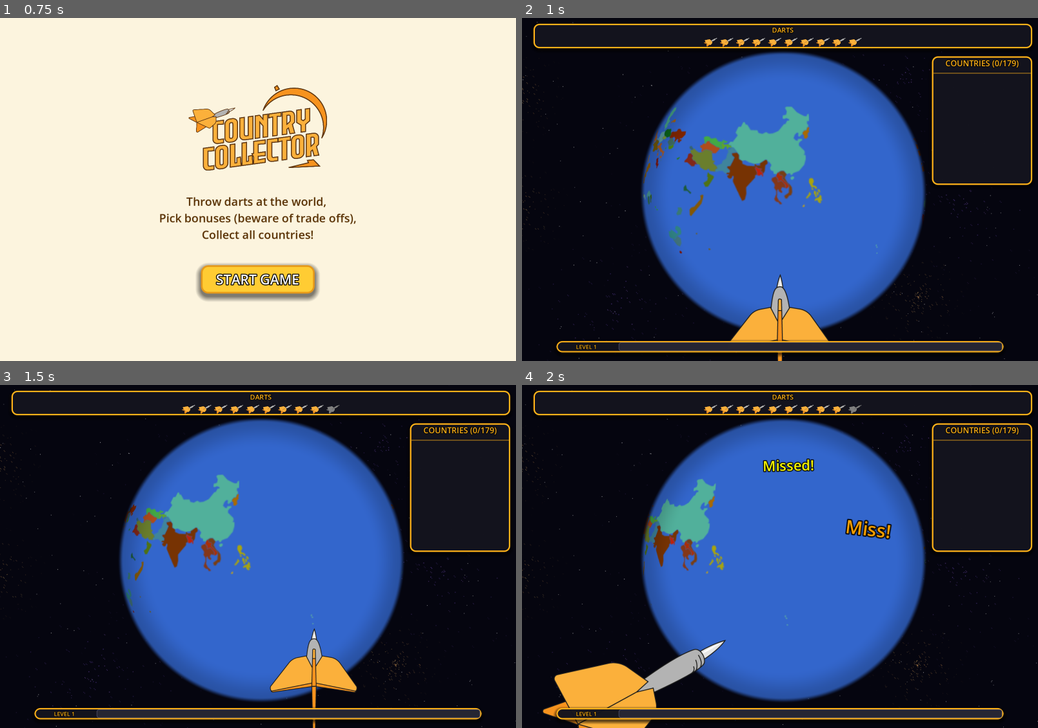
Above: before the commit, frames 1-4 (two rows, left to right).
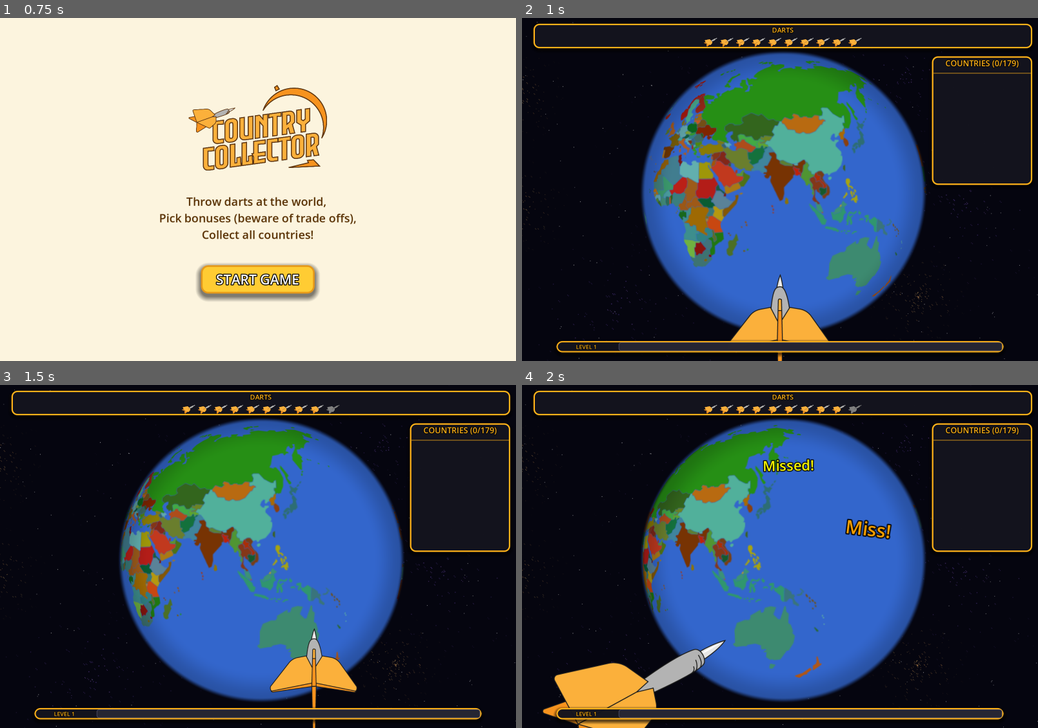
Above: after the commit, the same moments.

Repository: Balatzar/CountryCollector
Game: Godot game, scene res://Scenes/Game.tscn
Two runs of this game, one before a commit and one after it. Both use one fixed random seed, a clock stepped at 60 frames per second and the inputs below.
Inputs (mouse positions are in pixels of both pictures, inside the frame that each line leads up to):
- Up to frame 1 (0.75 s): click "START GAME" at 0.5 s
- Up to frame 2 (1 s): no input
- Up to frame 3 (1.5 s): tap Enter at 1.25, 1.35 s; move the mouse to (371, 539) at 1.27 s; click (371, 539) at 1.42 s
- Up to frame 4 (2 s): tap Space at 1.52 s

Frame 1 is identical in both runs. In frame 2, 14% of the frame differs, in the area x 23-79%, y 12-82%; in frame 3, 12%; in frame 4, 8.0%.

Commit message:
Create streak

Diff:
--- a/GameState.gd
+++ b/GameState.gd
@@ -23,6 +23,8 @@
 signal direction_chaos_changed(frequency: float)
 signal time_freeze_changed(tier: int, shots_until_ready: int, available: bool)
 signal game_over()
+signal streak_started(streak_count: int)
+signal streak_ended(final_count: int)
 
 # List of all countries in the game
 var all_countries: Array[String] = []
@@ -69,6 +71,11 @@
 var time_freeze_available: bool = false  # Track if power is ready to use
 var time_freeze_shots_until_ready: int = 0  # Counter for shots remaining until ready
 var is_time_frozen: bool = false  # Track if time is currently frozen
+
+# Streak tracking
+const STREAK_THRESHOLD: int = 3  # Number of consecutive hits needed to activate streak
+var current_streak: int = 0  # Current consecutive hit count
+var is_on_streak: bool = false  # Whether streak mode is active
 
 # Loading state
 var loading_in_progress: bool = false
@@ -273,6 +280,8 @@
 	time_freeze_available = false
 	time_freeze_shots_until_ready = 0
 	is_time_frozen = false
+	current_streak = 0
+	is_on_streak = false
 	darts_changed.emit(remaining_darts)
 	xp_changed.emit(xp, level)
 
--- a/Scenes/rotating_static_map.gd
+++ b/Scenes/rotating_static_map.gd
@@ -41,6 +41,7 @@
 const COLOR_COUNTRY = Color.CYAN
 const COLOR_FUN = Color.YELLOW
 const COLOR_XP = Color.GOLD
+const COLOR_STREAK = Color(1.0, 0.6, 0.0)  # Bright orange/gold for streak
 
 # Fun notification messages
 const FUN_SUCCESS_MESSAGES = [
@@ -134,6 +135,28 @@
 		GameState.collect_country(country_id)
 		GameState.pending_country = ""
 
+		# Update streak: increment on successful hit
+		GameState.current_streak += 1
+		print("[STREAK] Hit! Current streak: ", GameState.current_streak)
+
+		# Check if we just activated streak mode
+		if not GameState.is_on_streak and GameState.current_streak >= GameState.STREAK_THRESHOLD:
+			GameState.is_on_streak = true
+			GameState.streak_started.emit(GameState.current_streak)
+			print("[STREAK] Streak activated at ", GameState.current_streak, " hits!")
+
+			# Show dramatic streak activation notification
+			await get_tree().create_timer(0.6).timeout  # Wait a bit for effect
+			GameState.show_notification("🔥 STREAK ACTIVATED! 🔥", GameState.last_dart_position, COLOR_STREAK)
+		elif GameState.is_on_streak:
+			# Already on streak: refund 1 dart for successful hit
+			GameState.refund_dart()
+			print("[STREAK] Hit during streak! Dart refunded. New count: ", GameState.get_remaining_darts())
+
+			# Show dart refund notification during streak
+			await get_tree().create_timer(0.6).timeout
+			GameState.show_notification("+1 DART (Streak Bonus!)", GameState.last_dart_position, COLOR_STREAK)
+
 		# If dart refund is active and country was already collected, refund the dart
 		if was_already_collected and GameState.has_dart_refund:
 			print("[DEBUG] Refunding dart!")
@@ -147,6 +170,22 @@
 			await get_tree().create_timer(0.2).timeout
 			GameState.show_notification("Reimbursed!", GameState.last_dart_position, COLOR_HIT)
 	else:
+		# Miss: break streak if active
+		if GameState.is_on_streak:
+			var final_streak = GameState.current_streak
+			GameState.is_on_streak = false
+			GameState.current_streak = 0
+			GameState.streak_ended.emit(final_streak)
+			print("[STREAK] Streak ended at ", final_streak, " hits")
+
+			# Show streak end notification
+			GameState.show_notification("STREAK ENDED! (" + str(final_streak) + " hits)", GameState.last_dart_position, COLOR_STREAK)
+			await get_tree().create_timer(0.2).timeout
+		else:
+			# Reset streak counter on miss (even if not in streak mode yet)
+			GameState.current_streak = 0
+			print("[STREAK] Miss! Streak reset to 0")
+
 		# Show miss notification if we didn't hit a country
 		if not dart_hit_country:
 			# Play miss sound
--- a/Scenes/static_clickable_map.gd
+++ b/Scenes/static_clickable_map.gd
@@ -105,7 +105,7 @@
 		print("[StaticMap] Directory access failed, using hardcoded country list")
 		country_list = COUNTRIES
 	# # TODO REMOVE
-	country_list = country_list.slice(0, 60)
+	# country_list = country_list.slice(0, 60)
 
 	print("[StaticMap] Found ", country_list.size(), " countries")
 
